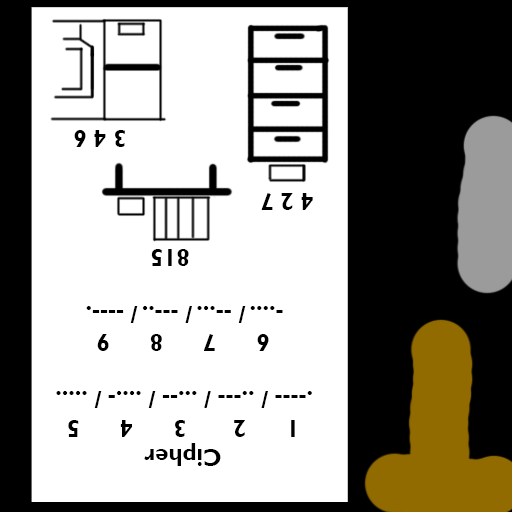
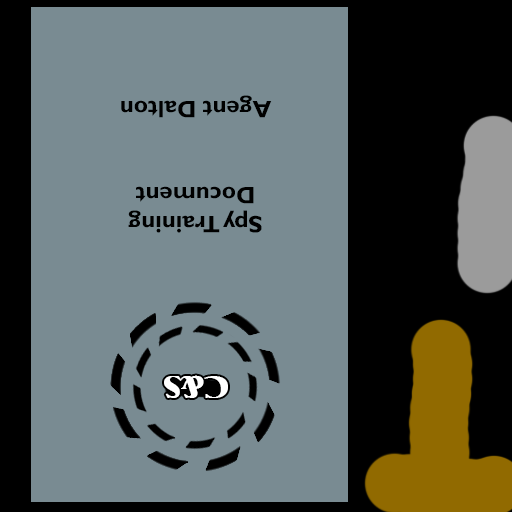
Two versions of the same layered image (512x512). Layer-by-layer changes:
renamed "Group 1 copy" to "Cipher", hid the group it (8 layers) over [left=49, top=16, right=330, bottom=466]
added group "Front Page" with 3 layers above "Group 1" over [left=31, top=7, right=348, bottom=502]
added layer "C&S copy" in group "Front Page" over [left=110, top=301, right=281, bottom=472]
added layer "Spy Training Document Agent Dalton" in group "Front Page" over [left=121, top=95, right=272, bottom=233]
added layer "Layer 5" in group "Front Page" over [left=31, top=7, right=348, bottom=502]
